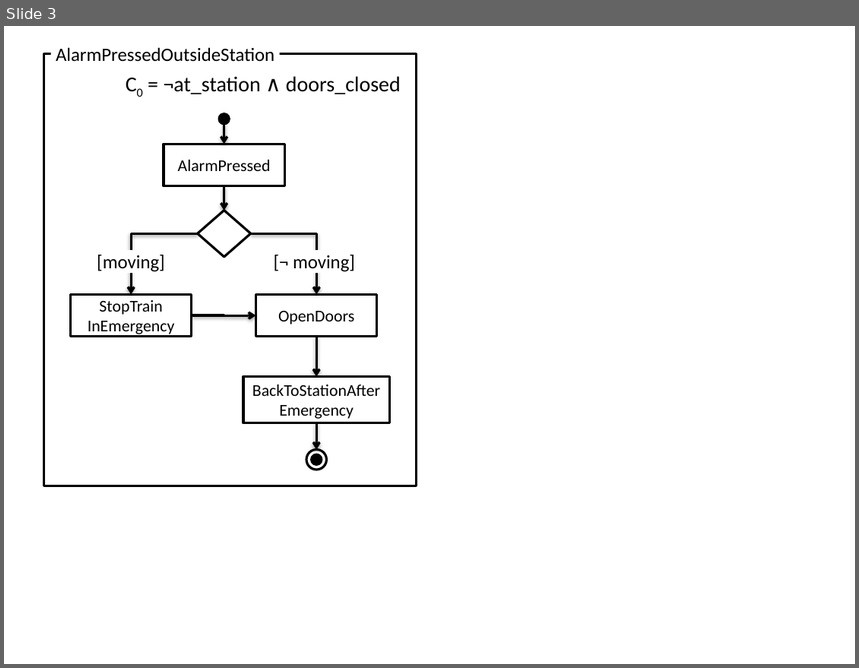
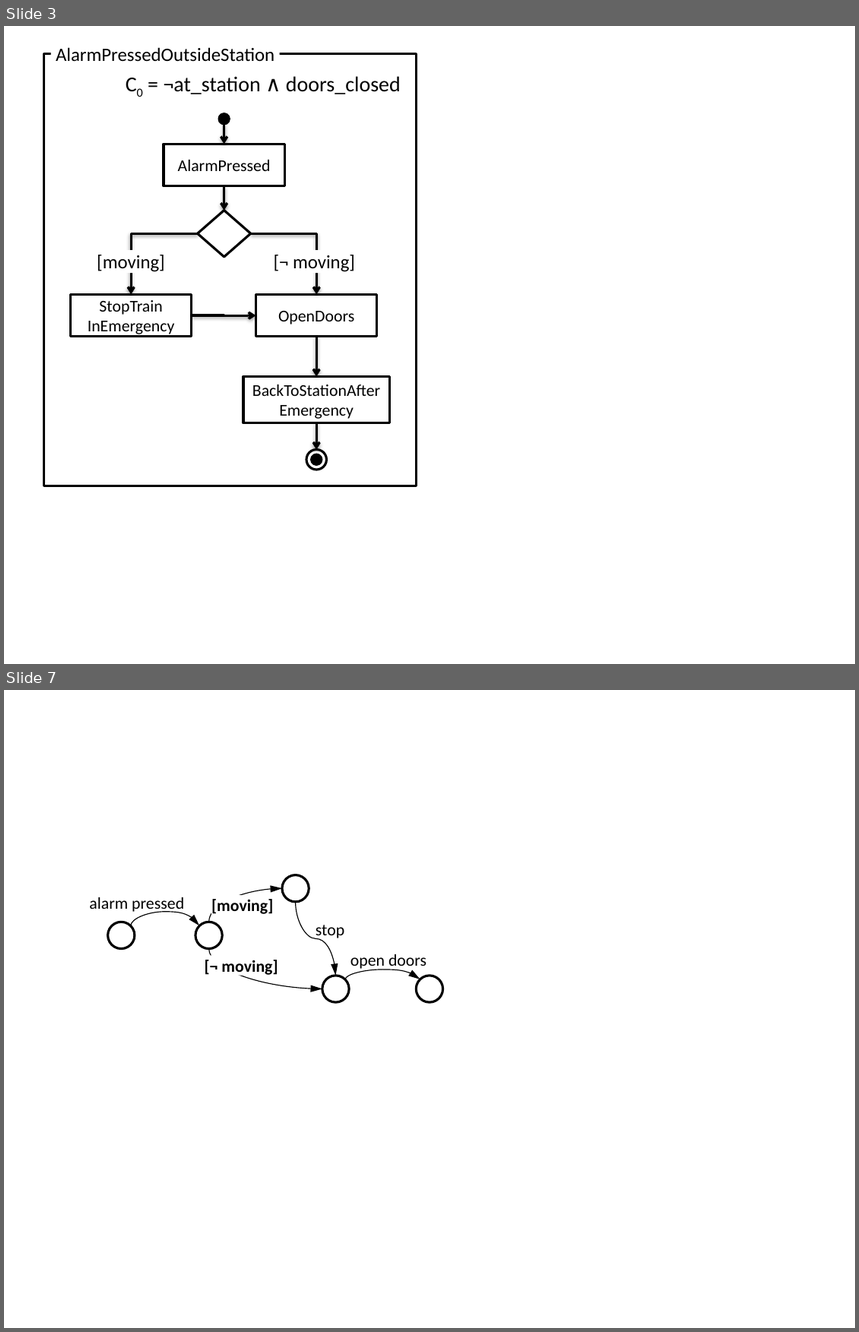
Before and after one commit to blambeau/phd, a slide deck: end-report/images/images.pptx. Shown one above the other, each under a label of ours: slide 3 before the commit, slides 3 and 7 after it; the slides between them are not shown. The pictures are 859x668 and 859x1332 pixels, drawn with LibreOffice and Linux fonts; fonts in the diff are those of the drawing. Boxes give left, top, right and bottom in pixels: in the first picture for what was removed or moved away, otherwise in the second. Text is boxed around its words. In the diff, an @@ line names an element or a change of style, - is before the commit and + after.

```diff
--- a/end-report/images/images.pptx
+++ b/end-report/images/images.pptx
@@ slide 7 added at [4,690,855,1328], background #FFFFFF @@
@@ line added from (751, 869) to (751, 869), #4B7EBC 0.75 pt @@
@@ group added at [89,875,443,1002]: 5 ellipses, 5 curved arrows, 5 texts @@
+[moving]
+[¬ moving]
+alarm pressed
+stop
+open doors
```
Also in this commit, not shown: 7 other slides added, 1 slide removed, 41 other files.
